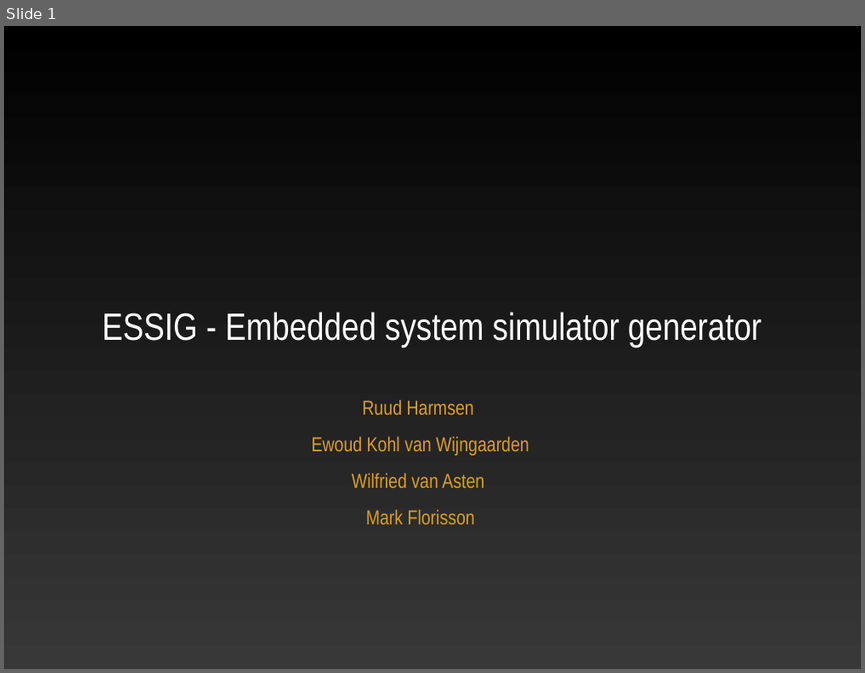
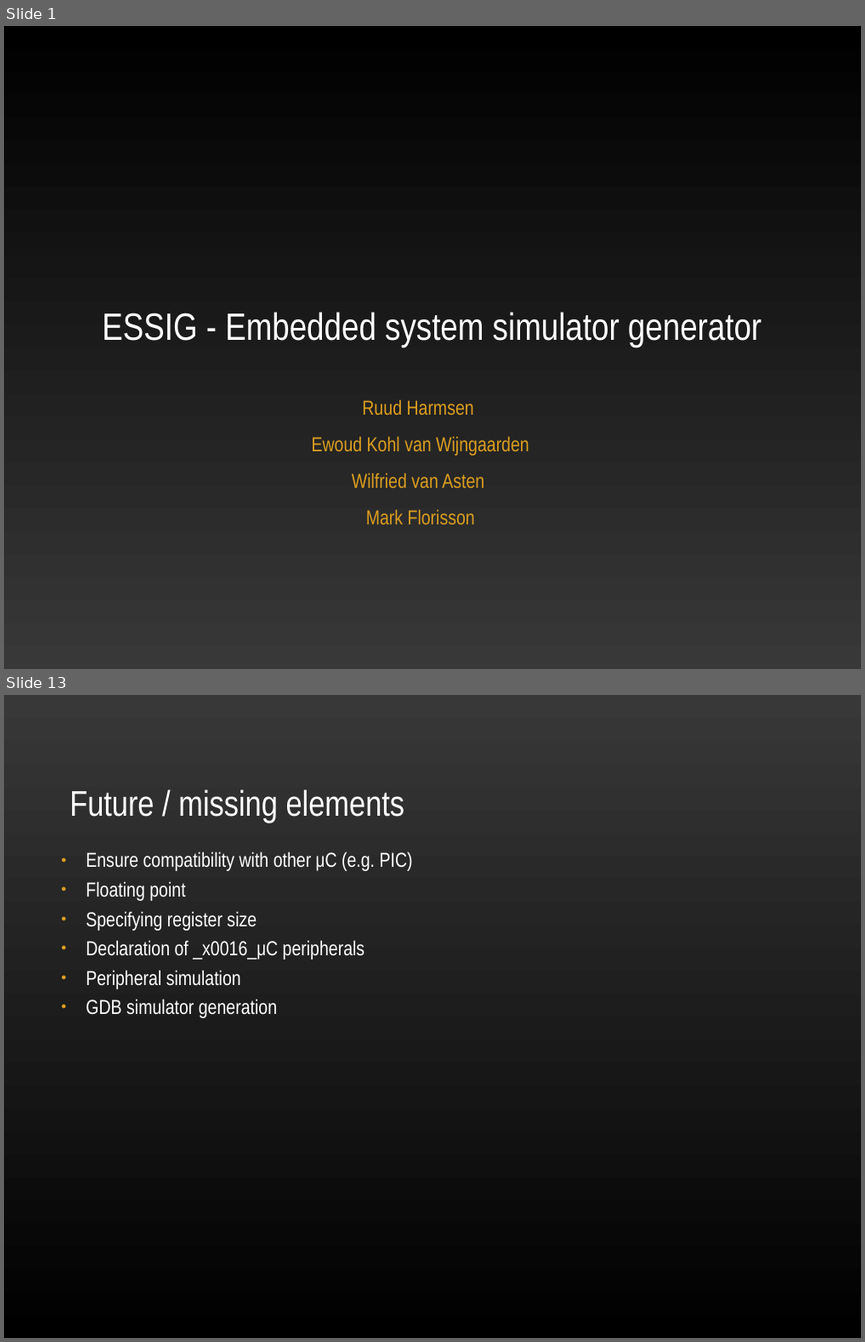
Before and after one commit to ekohl/essig, a slide deck: presentation/essig.ppt. Shown one above the other, each under a label of ours: slide 1 before the commit, slides 1 and 13 after it; the slides between them are not shown. The pictures are 865x673 and 865x1342 pixels, drawn with LibreOffice and Linux fonts; fonts in the diff are those of the drawing; background and template pictures are left out. Boxes give left, top, right and bottom in pixels: in the first picture for what was removed or moved away, otherwise in the second. Text is boxed around its words. In the diff, an @@ line names an element or a change of style, - is before the commit and + after.

```diff
--- a/presentation/essig.ppt
+++ b/presentation/essig.ppt
@@ slide 13 added at (4,695,861,1338), background picture (left out) @@
@@ title added at (69,789,405,823), 30 pt, text #FFFFFF @@
+Future / missing elements
@@ text added at (86,851,413,1018), 17 pt, text #FFFFFF @@
+● Ensure compatibility with other μC (e.g. PIC)
+● Floating point
+● Specifying register size
+● Declaration of _x0016_μC peripherals
+● Peripheral simulation
+● GDB simulator generation
```
Also in this commit, not shown: 6 slides changed, 4 other slides added, 6 slides removed.
